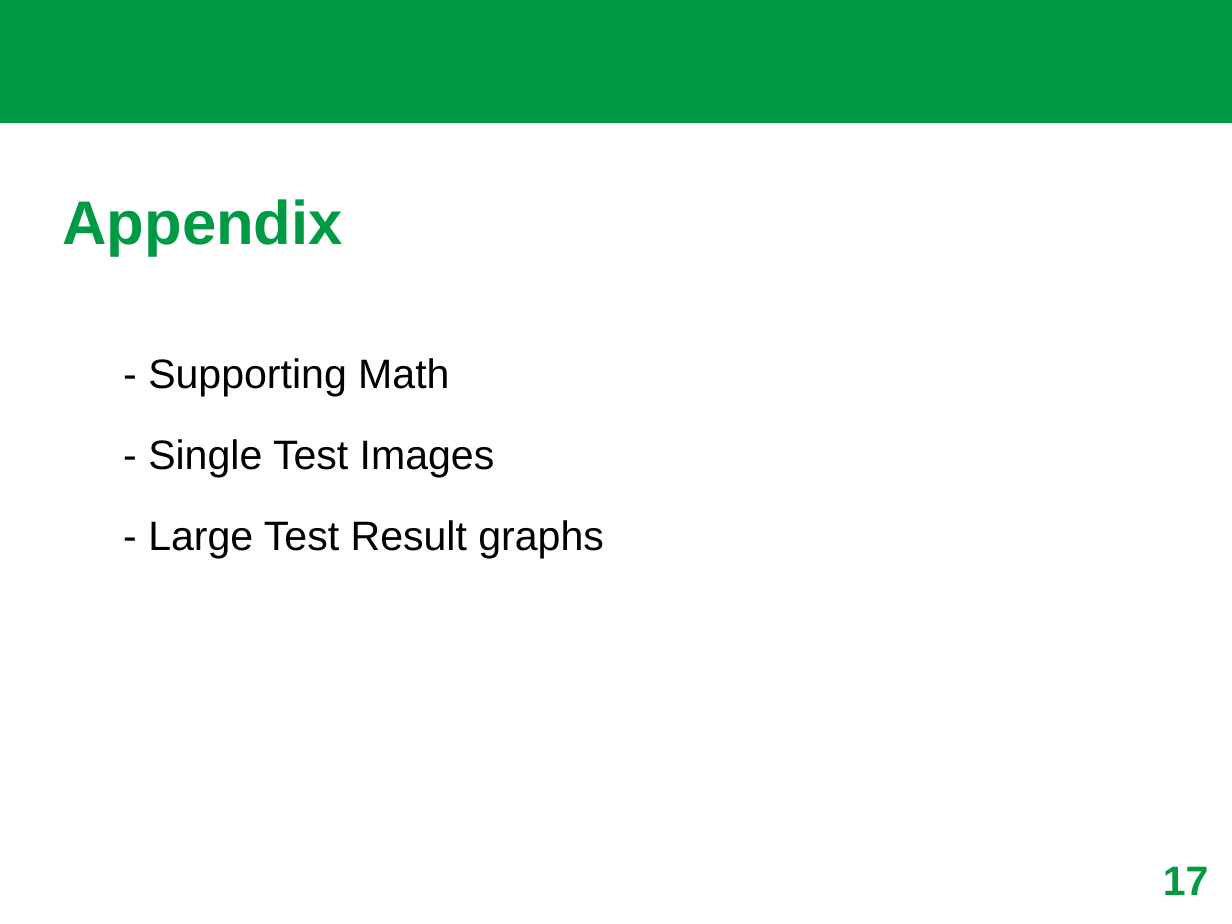
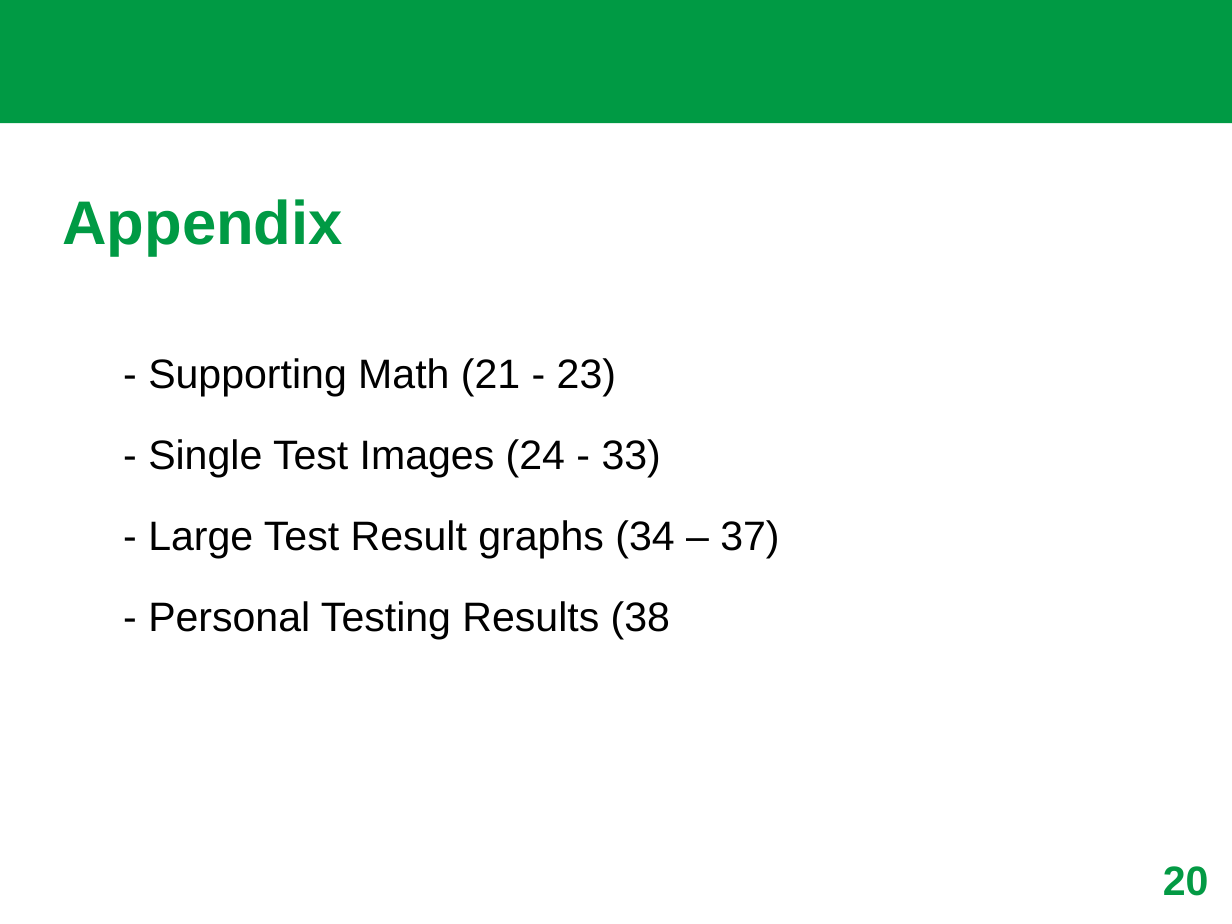
Before and after one commit to brownjordan317/sun_based_localization, a slide deck: slide 20 of Sun_check_algorithm/sun_based_loacalization.pptx (slide 17 before the commit). Drawn at 1232x924 pixels with LibreOffice and Linux fonts; fonts in the diff are those of the drawing; background and template pictures are left out. Boxes give left, top, right and bottom in pixels: in the first picture for what was removed or moved away, otherwise in the second. Text is boxed around its words. In the diff, an @@ line names an element or a change of style, - is before the commit and + after.

```diff
--- a/Sun_check_algorithm/sun_based_loacalization.pptx
+++ b/Sun_check_algorithm/sun_based_loacalization.pptx
@@ text at <box>148,358,779,639</box>: text changed @@
-- Supporting Math
-- Single Test Images
-- Large Test Result graphs
+- Supporting Math (21 - 23)
+- Single Test Images (24 - 33)
+- Large Test Result graphs (34 – 37)
+- Personal Testing Results (38
@@ page number at <box>1163,866,1209,896</box>: text changed @@
-17
+20
```
Also in this commit, not shown: 8 slides added, 4 slides removed, 1 other file.
